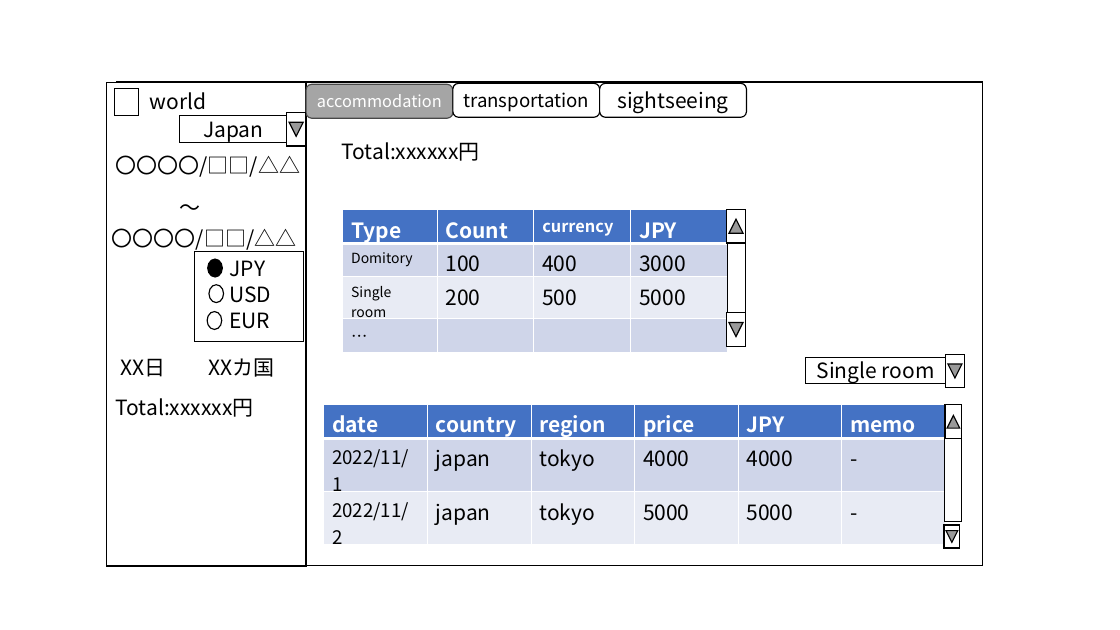
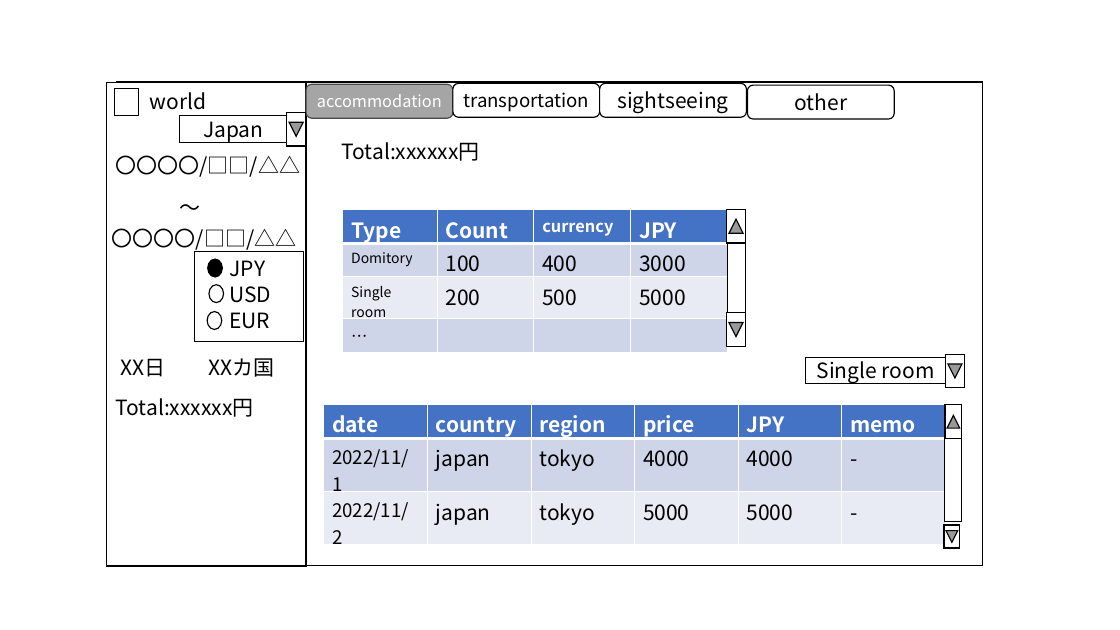
Before and after one commit to yomai-hiyashidewa/WorldTravelingLogger, a slide deck: slide 2 of models/UI.pptx. Drawn at 1120x630 pixels with LibreOffice and Linux fonts; fonts in the diff are those of the drawing. Boxes give left, top, right and bottom in pixels: in the first picture for what was removed or moved away, otherwise in the second. Text is boxed around its words. In the diff, an @@ line names an element or a change of style, - is before the commit and + after.

```diff
--- a/models/UI.pptx
+++ b/models/UI.pptx
@@ rounded rectangle added at (748,85,895,118), fill #FFFFFF, outline #000000 1 pt, 18 pt, text #000000 @@
+other
```
Also in this commit, not shown: 3 other slides changed, 1 slide added, 8 other files.
